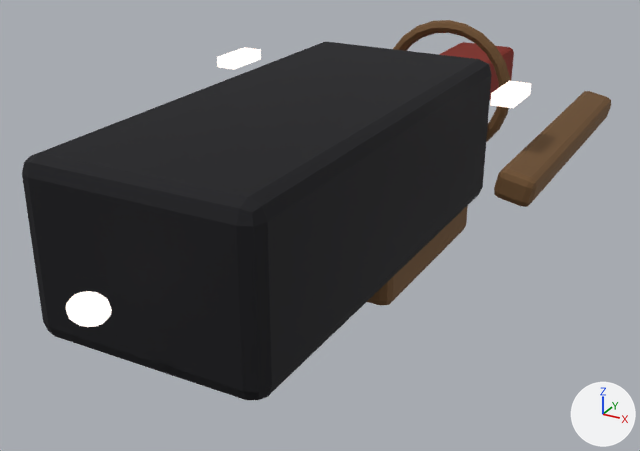
The glTF model public/assets/ships/redledger/cutter/lod1.glb: old version first, new version second.
Rendered twice from a 50 mm camera at (5.63, -11.3, 4.39) aimed at (-0.24, -0.62, -0.95). Every picture has the same lights, and +X, +Y and +Z are marked at lower right. The picture after the commit comes second. Where no turn or scale is listed for an object, it has been applied to the vertices. Vertices at exactly the same position are counted once.

In view in the first picture: 'RIMWARD_EMISSIVE', 'RIMWARD_ENGINE_GLOW', 'RIMWARD_HULL'.
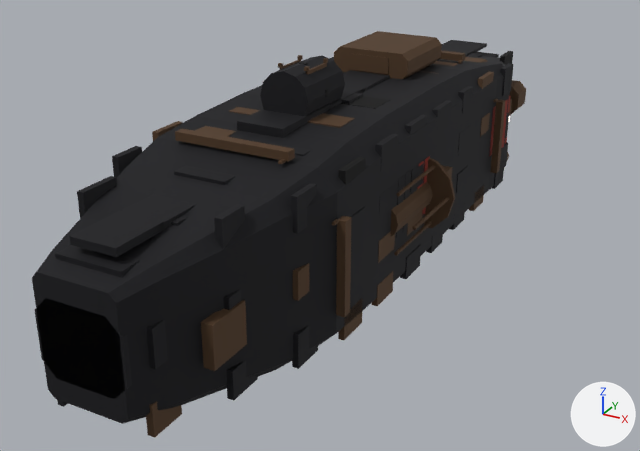
What changed in the scene script:
```text
Change me_cube_005:
    used by ob_rimward_emissive; parent = ob_rimward_ship_root; location = (0.0, 0.319, 1.165); scale = (2.38, 2.38, 2.38)
    remove me_cube_005.from_pydata(...)  # 16 vertices, 24 faces; spans x -1.0..1.0, y -0.16..0.16, z -0.03..0.03
    add me_cube_005.from_pydata(...)  # 480 vertices, 752 faces; spans x -0.32..0.32, y -0.26..0.26, z -1.0..1.0
    me_cube_005 part 1: the loose piece of 8 vertices spanning x -1.0..-0.87, y -0.16..0.16, z -0.03..0.03 is turned -90 degrees about the x axis through its middle and scaled by 0.0719, then moved by (0.7, -0.12, -0.28)
    me_cube_005 part 2: the loose piece of 8 vertices spanning x 0.87..1.0, y -0.16..0.16, z -0.03..0.03 is turned -90 degrees about the x axis through its middle and scaled by 0.0718, then moved by (-1.25, -0.2, -0.28)
    other edits to the shape of me_cube_005 do not show in these pictures
Change me_cube:
    used by ob_rimward_hull; parent = ob_rimward_ship_root; location = (0.0, 0.429, 0.0); scale = (5.5, 5.5, 5.5)
    remove me_cube.from_pydata(...)  # 472 vertices, 924 faces; spans x -0.53..0.53, y -1.0..1.0, z -0.26..0.26
    add me_cube.from_pydata(...)  # 3024 vertices, 5084 faces; spans x -0.3..0.3, y -1.0..1.0, z -0.29..0.29
    me_cube part 3: a new loose piece, a box spanning x 0.147..0.171, y -0.864..-0.763, z -0.1..-0.01, in mat_rimward_hull
    me_cube part 4: a new loose piece, a box spanning x -0.133..0.133, y 0.388..0.412, z 0.176..0.195, in mat_rimward_hull
    me_cube part 5: a new loose piece, a box spanning x 0.239..0.258, y 0.388..0.412, z -0.129..0.077, in mat_rimward_hull
    me_cube part 6: a new loose piece, a box spanning x -0.133..0.133, y -0.545..-0.521, z 0.176..0.195, in mat_rimward_hull
    me_cube part 7: a new loose piece, a box spanning x 0.239..0.258, y -0.545..-0.521, z -0.129..0.077, in mat_rimward_hull
    me_cube part 8: a new loose piece, a box spanning x -0.0605..0.0605, y 0.685..0.8157, z 0.1292..0.1381, in mat_rimward_hull
    me_cube part 9: a new loose piece, a box spanning x -0.061..0.061, y 0.566..0.701, z 0.127..0.14, in mat_rimward_hull
    me_cube part 10: the loose piece of 56 vertices spanning x -0.28..0.28, y -1.0..0.24, z -0.17..0.24 is rebuilt with 120 vertices and now spans x -0.24..0.24, y -1.0..0.87, z -0.24..0.19
    me_cube part 11: the loose piece of 56 vertices spanning x 0.43..0.53, y -0.2..0.64, z -0.01..0.08 is deleted
    me_cube part 12: 303 vertices removed from x -0.26..0.26, y -0.4..1.0, z -0.26..0.26; 2647 vertices added at x -0.3..0.3, y -1.0..1.0, z -0.29..0.29
    other edits to the shape of me_cube do not show in these pictures
Change ob_rimward_emissive:
    ob_rimward_emissive.location: (0.0, 0.319, 1.165) -> (0.0, -0.0264, 0.534)
    ob_rimward_emissive.rotation_euler: (0.0, 0.0, 0.0) -> (1.571, 0.0, 0.0)  # degrees (0, 0, 0) -> degrees (90, 0, 0)
    ob_rimward_emissive.scale: (2.38, 2.38, 2.38) -> (4.47, 4.47, 4.47)
Change ob_rimward_hull:
    ob_rimward_hull.location: (0.0, 0.429, 0.0) -> (0.0, -0.0143, 0.0108)
    ob_rimward_hull.scale: (5.5, 5.5, 5.5) -> (5.89, 5.89, 5.89)
```

Changed parts and their boxes [x1, y1, x2, y2] in the pictures (640 x 451 px; the box of a moved part takes in the faces that stretch with it):
'RIMWARD_HULL', reshaped, moved, rescaled (16% narrower, 7% taller): before [22, 20, 611, 400]; after [32, 31, 526, 438]
'RIMWARD_EMISSIVE', reshaped, moved, turned, rescaled (not visible afterwards): before [217, 47, 531, 108]
part 1 of me_cube_005, moved or reshaped (not visible afterwards): before [217, 47, 261, 70]
part 2 of me_cube_005, moved or reshaped (not visible afterwards): before [490, 81, 531, 108]
part 3 of me_cube, added (brown): after [201, 300, 247, 371]
part 4 of me_cube, added: after [439, 50, 465, 61]
part 5 of me_cube, added (brown): after [490, 100, 506, 174]
part 6 of me_cube, added (brown): after [175, 129, 295, 161]
part 7 of me_cube, added (brown): after [336, 216, 352, 317]
part 8 of me_cube, added: after [442, 40, 487, 53]
part 9 of me_cube, added (mostly hidden): after [441, 46, 475, 56]
part 10 of me_cube, rebuilt: before [22, 42, 492, 400]; after [32, 56, 513, 424]
part 11 of me_cube, deleted (brown): before [494, 91, 611, 207]
part 12 of me_cube, reshaped: before [367, 20, 514, 306]; after [35, 31, 526, 438]
'RIMWARD_ENGINE_GLOW', unchanged, covered by the edit: before [66, 291, 112, 327]
